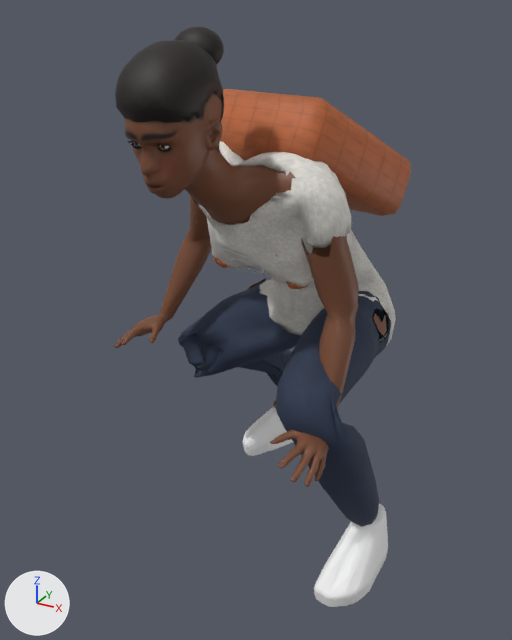
Renders of the glTF model characters/exports/student_amara.glb from each side of a commit.
One viewpoint serves both versions: a camera (50 mm lens) standing at (0.613, -1.383, 1.18) and looking at (-0.093, -0.1, 0.538). Every picture has the same lights, and +X, +Y and +Z are marked at lower left. The older version comes first. Both versions are drawn at frame 0 of the action 'jump'; the numbers are the values there. Vertices at exactly the same position are counted once.

In view in the first picture: 'backpack.001', 'hair.001', 'jeans.001', 'longhair.001', 'sneaker_l.001', 'sneaker_r.001', 'student_amara_body_dressed', 'tee.001' and 3 more.
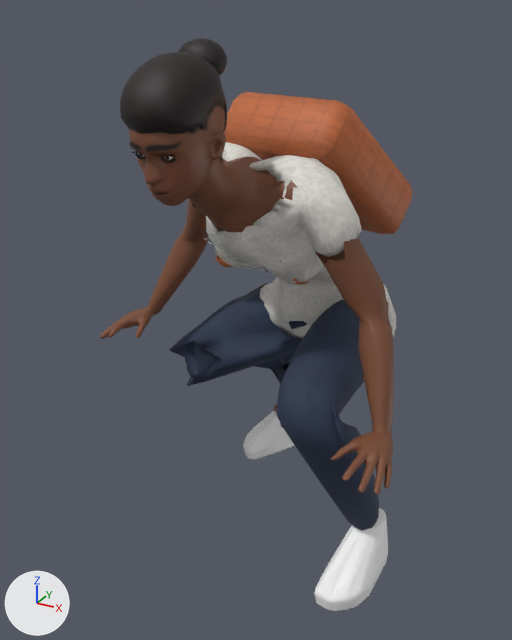
The change, as a list of edits to the scene's bpy script:
```text
Change me_cube_001:
    remove me_cube_001.from_pydata(...)  # 56 vertices, 108 faces; spans x -0.206..0.162, y -0.211..0.224, z 0.757..1.031
    add me_cube_001.from_pydata(...)  # 56 vertices, 108 faces; spans x -0.194..0.165, y -0.155..0.242, z 0.71..1.021
    me_cube_001 part 1: the whole mesh is multiplied about its middle by the matrix ((0.996, -0.016, 0.045), (-0.016, 0.933, 0.188), (-0.045, -0.188, 0.929)), then moved by (0.008, 0.037, -0.029)
Change me_student_amara_body_009:
    remove me_student_amara_body_009.from_pydata(...)  # 901 vertices, 1798 faces; spans x -0.183..-0.031, y -0.467..-0.271, z 0.946..1.132
    add me_student_amara_body_009.from_pydata(...)  # 901 vertices, 1798 faces; spans x -0.182..-0.03, y -0.458..-0.262, z 0.928..1.114
    me_student_amara_body_009 part 2: 901 of 901 vertices moved; they spanned x -0.183..-0.031, y -0.467..-0.271, z 0.946..1.132 and now span x -0.182..-0.03, y -0.458..-0.262, z 0.928..1.114; mean shift (0.001, 0.009, -0.019)
Change me_student_amara_body_013:
    remove me_student_amara_body_013.from_pydata(...)  # 994 vertices, 2000 faces; spans x -0.432..0.242, y -0.336..0.287, z 0.132..0.6
    add me_student_amara_body_013.from_pydata(...)  # 994 vertices, 2000 faces; spans x -0.455..0.242, y -0.332..0.297, z 0.117..0.591
    me_student_amara_body_013 part 3: 994 of 994 vertices moved; they spanned x -0.432..0.242, y -0.336..0.287, z 0.132..0.6 and now span x -0.455..0.242, y -0.332..0.297, z 0.117..0.591; mean shift (0.001, 0.006, -0.015)
Change me_sphere_005:
    remove me_sphere_005.from_pydata(...)  # 146 vertices, 288 faces; spans x -0.1496..-0.0533, y -0.3278..-0.2536, z 1.0798..1.1511
    add me_sphere_005.from_pydata(...)  # 146 vertices, 288 faces; spans x -0.1487..-0.0524, y -0.3192..-0.245, z 1.0613..1.1326
    me_sphere_005 part 4: the whole mesh is moved by (0.0009, 0.0086, -0.0185)
Change me_sneaker_002:
    remove me_sneaker_002.from_pydata(...)  # 351 vertices, 700 faces; spans x 0.151..0.261, y -0.3..-0.079, z -0.003..0.146
    add me_sneaker_002.from_pydata(...)  # 351 vertices, 700 faces; spans x 0.151..0.261, y -0.295..-0.075, z -0.018..0.131
    me_sneaker_002 part 5: the whole mesh is moved by (0.0, 0.004, -0.015)
Change me_student_amara_body_015:
    remove me_student_amara_body_015.from_pydata(...)  # 3003 vertices, 5844 faces; spans x -0.425..0.236, y -0.455..0.266, z 0.097..1.117
    add me_student_amara_body_015.from_pydata(...)  # 3003 vertices, 5844 faces; spans x -0.474..0.318, y -0.447..0.27, z 0.082..1.098
    me_student_amara_body_015 part 6: the loose piece of 7 vertices spanning x -0.228..-0.181, y 0.078..0.136, z 0.516..0.554 is moved by (0.0, 0.004, -0.015)
    me_student_amara_body_015 part 7: the loose piece of 7 vertices spanning x 0.154..0.177, y -0.03..0.029, z 0.52..0.57 is moved by (0.0, 0.004, -0.015)
    me_student_amara_body_015 part 8: 2935 of 3003 vertices moved; they spanned x -0.425..0.187, y -0.455..0.02, z 0.367..1.117 and now span x -0.474..0.318, y -0.447..0.028, z 0.392..1.098; mean shift (0.016, 0.009, -0.005); largest move (0.183, -0.364, 0.367) -> (0.316, -0.355, 0.393)
    other edits to the shape of me_student_amara_body_015 do not show in these pictures
Change me_student_amara_body_012:
    remove me_student_amara_body_012.from_pydata(...)  # 1096 vertices, 2200 faces; spans x -0.268..0.169, y -0.266..0.216, z 0.437..0.948
    add me_student_amara_body_012.from_pydata(...)  # 1096 vertices, 2200 faces; spans x -0.271..0.172, y -0.255..0.224, z 0.422..0.931
    me_student_amara_body_012 part 9: 1096 of 1096 vertices moved; they spanned x -0.268..0.169, y -0.266..0.216, z 0.437..0.948 and now span x -0.271..0.172, y -0.255..0.224, z 0.422..0.931; mean shift (0.002, 0.009, -0.01)
```

Location of each change, (x1, y1, x2, y2) in pixels of the pictures (512 x 640 px; the box of a moved part takes in the faces that stretch with it):
'student_amara_body_dressed', reshaped (8% wider)
    before: (114, 92, 387, 487)
    after: (100, 103, 394, 495)
'jeans.001', reshaped
    before: (178, 282, 391, 527)
    after: (169, 286, 379, 531)
'tee.001', reshaped
    before: (198, 141, 396, 346)
    after: (206, 142, 396, 339)
'backpack.001', reshaped (12% taller)
    before: (220, 89, 411, 216)
    after: (224, 92, 412, 234)
'hair.001', reshaped
    before: (115, 40, 224, 148)
    after: (120, 52, 227, 159)
'sneaker_l.001', moved
    before: (314, 503, 388, 607)
    after: (314, 507, 388, 611)
'longhair.001', moved
    before: (175, 27, 224, 65)
    after: (178, 38, 227, 76)
part 6 of me_student_amara_body_015, moved or reshaped
    before: (248, 278, 266, 289)
    after: (250, 283, 267, 293)
part 7 of me_student_amara_body_015, moved or reshaped (not visible afterwards)
    before: (373, 314, 387, 336)
part 8 of me_student_amara_body_015, moved or reshaped
    before: (114, 92, 359, 487)
    after: (100, 103, 394, 495)
